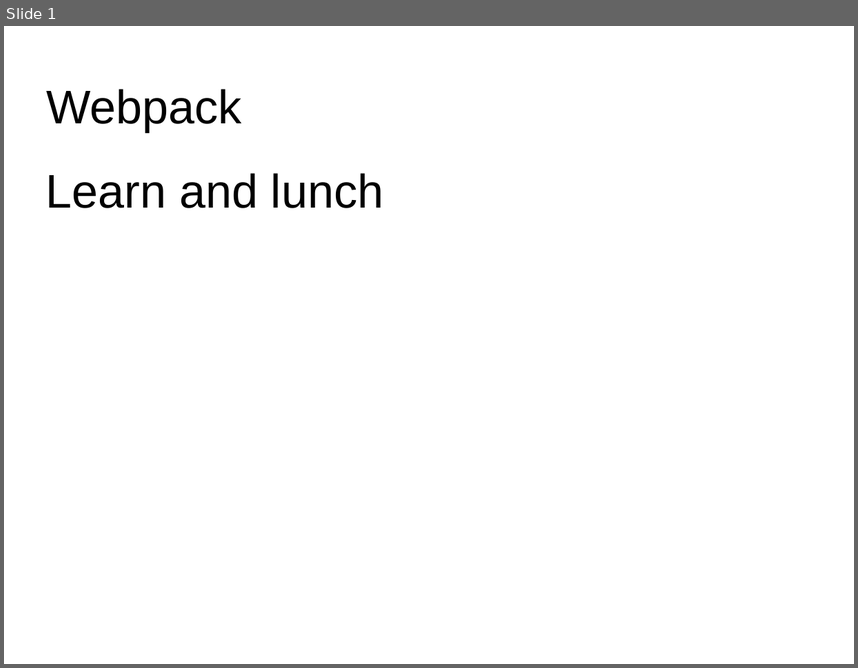
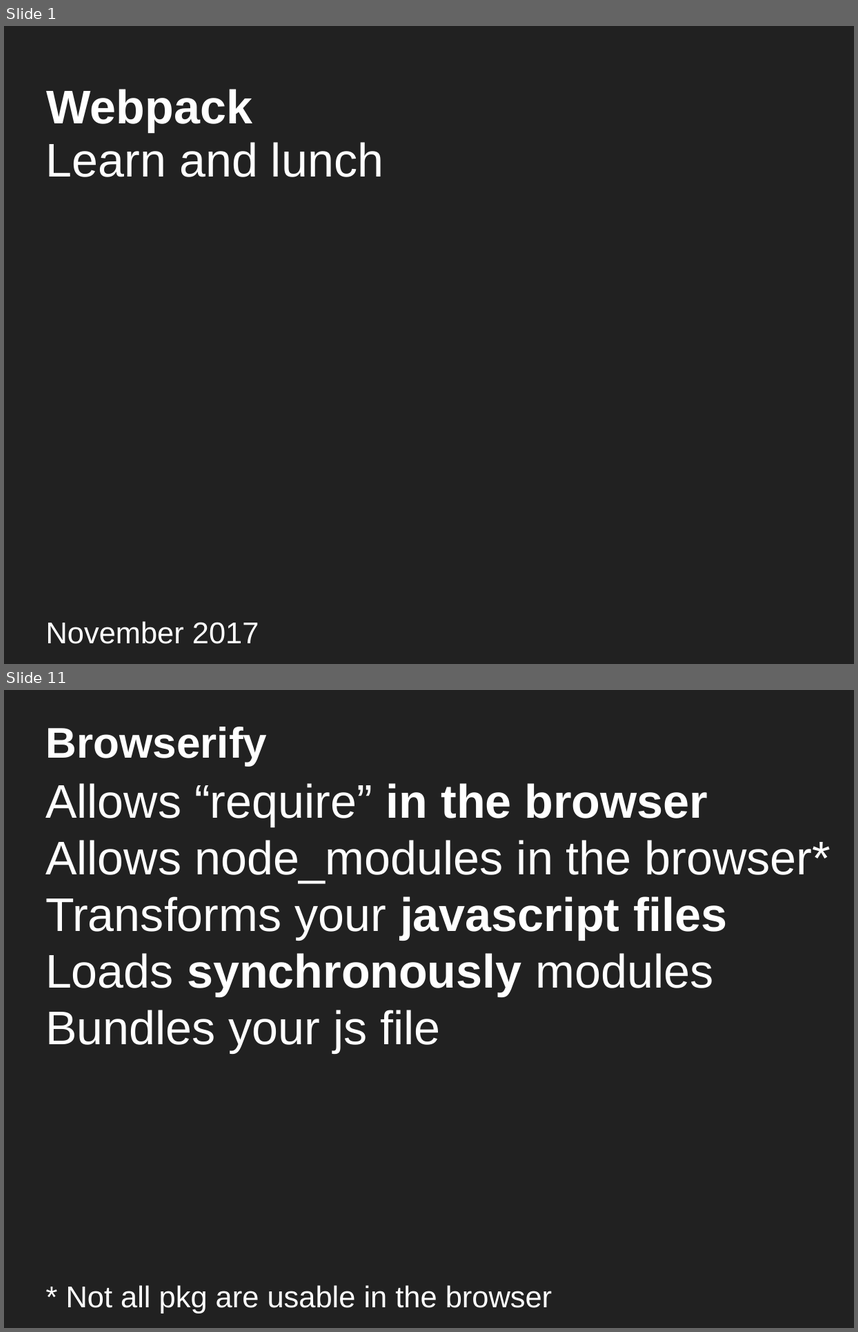
Before and after one commit to DanYellow/misc-tests, a slide deck: webpack-presentation-examples/webpack-presentation.odp. Shown one above the other, each under a label of ours: slide 1 before the commit, slides 1 and 11 after it; the slides between them are not shown. The pictures are 858x668 and 858x1332 pixels, drawn with LibreOffice and Linux fonts; fonts in the diff are those of the drawing. Boxes give left, top, right and bottom in pixels: in the first picture for what was removed or moved away, otherwise in the second. Text is boxed around its words. In the diff, an @@ line names an element or a change of style, - is before the commit and + after.

```diff
--- a/webpack-presentation-examples/webpack-presentation.odp
+++ b/webpack-presentation-examples/webpack-presentation.odp
@@ slide 11 added at (x1=4, y1=690, x2=854, y2=1328), background #212121 @@
@@ title added at (x1=46, y1=727, x2=267, y2=766), 40 pt, text #FFFFFF, bold @@
+Browserify
@@ title added at (x1=45, y1=783, x2=831, y2=1053), 44 pt, text #FFFFFF @@
+Allows “require” in the browser
+Allows node_modules in the browser*
+Transforms your javascript files
+Loads synchronously modules
+Bundles your js file
@@ title added at (x1=66, y1=1285, x2=552, y2=1313), 28 pt, text #FFFFFF @@
+* Not all pkg are usable in the browser
@@ slide 1 changed as well @@
@@ background #FFFFFF to #212121 @@
@@ title "Webpack" at (x1=47, y1=89, x2=252, y2=132): text colour #000000 to #FFFFFF, bold on @@
@@ title "Learn and lunch" moved from (x1=46, y1=173, x2=383, y2=208) to (x1=46, y1=142, x2=383, y2=177) @@
@@ title "Learn and lunch" at (x1=46, y1=142, x2=383, y2=177): text colour #000000 to #FFFFFF @@
@@ title added at (x1=46, y1=621, x2=259, y2=644), 28 pt, text #FFFFFF @@
+November 2017
```
Also in this commit, not shown: 42 other slides added, 47 other files.
